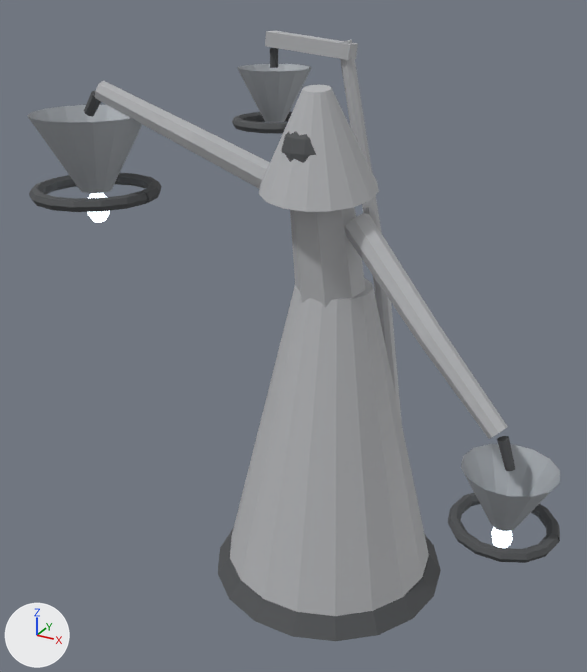
An edit to the glTF model assets/monsters/minibosses/bellman.glb, drawn before and after from the same camera.
Before and after are seen from a 50 mm lens placed at (1.57, -3.24, 2.92), pointed at (-0.2, -0.04, 1.32). Arrows for +X, +Y and +Z are at lower left; the lights stay in place. The first picture is the older version. Where no turn or scale is listed for an object, it has been applied to the vertices. Vertices at exactly the same position are counted once.

In view in the first picture: 'bellman_body', 'bellman_bone', 'bellman_dark', 'bellman_glow'.
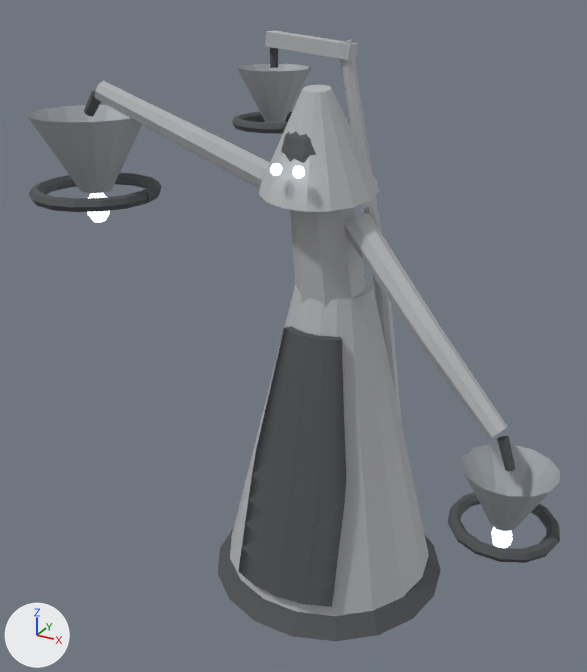
Location of each change, (x1, y1, x2, y2) in pixels of the pictures (587 x 672 px; the box of a moved part takes in the faces that stretch with it):
```json
{"object": "bellman_glow", "change": "reshaped", "before": [87, 193, 512, 548], "after": [87, 163, 512, 548]}
{"part": 1, "of": "me_bellman_dark", "change": "added", "after": [238, 326, 346, 607]}
{"part": 2, "of": "me_bellman_glow", "change": "moved or reshaped", "after": [270, 163, 282, 176], "on screen": "not visible before"}
{"part": 3, "of": "me_bellman_glow", "change": "moved or reshaped", "after": [292, 166, 305, 178], "on screen": "not visible before"}
```

The change, as JSON lines over the scene's bpy script:
```json
{"block": "me_bellman_dark", "where": "# used by ob_bellman_dark; location = (0.0, 0.0, 0.0)"}
{"op": "remove", "block": "me_bellman_dark", "code": "me_bellman_dark.from_pydata(...)  # 527 vertices, 1022 faces; spans x -1.51..1.21, y -0.6..0.6, z 0.02..2.62"}
{"op": "add", "block": "me_bellman_dark", "code": "me_bellman_dark.from_pydata(...)  # 637 vertices, 1238 faces; spans x -1.51..1.21, y -0.6..0.6, z 0.02..2.62"}
{"block": "me_bellman_dark", "change": "me_bellman_dark part 1: a new loose piece of 110 vertices spanning x -0.26..0.26, y -0.56..-0.18, z 0.18..1.44, in mat_bellman_dark (dark grey #4f5154)"}
{"block": "me_bellman_glow", "where": "# used by ob_bellman_glow; location = (0.0, 0.0, 0.0)"}
{"op": "remove", "block": "me_bellman_glow", "code": "me_bellman_glow.from_pydata(...)  # 168 vertices, 320 faces; spans x -1.25..1.02, y -0.37..-0.18, z 0.69..2.24"}
{"op": "add", "block": "me_bellman_glow", "code": "me_bellman_glow.from_pydata(...)  # 168 vertices, 320 faces; spans x -1.25..1.02, y -0.39..-0.18, z 0.69..2.24"}
{"block": "me_bellman_glow", "change": "me_bellman_glow part 2: the loose piece of 42 vertices spanning x -0.12..-0.07, y -0.26..-0.21, z 2.19..2.24 is moved by (0.0, -0.13, 0.0)"}
{"block": "me_bellman_glow", "change": "me_bellman_glow part 3: the loose piece of 42 vertices spanning x -0.02..0.03, y -0.26..-0.21, z 2.19..2.24 is moved by (0.0, -0.13, 0.0)"}
```
